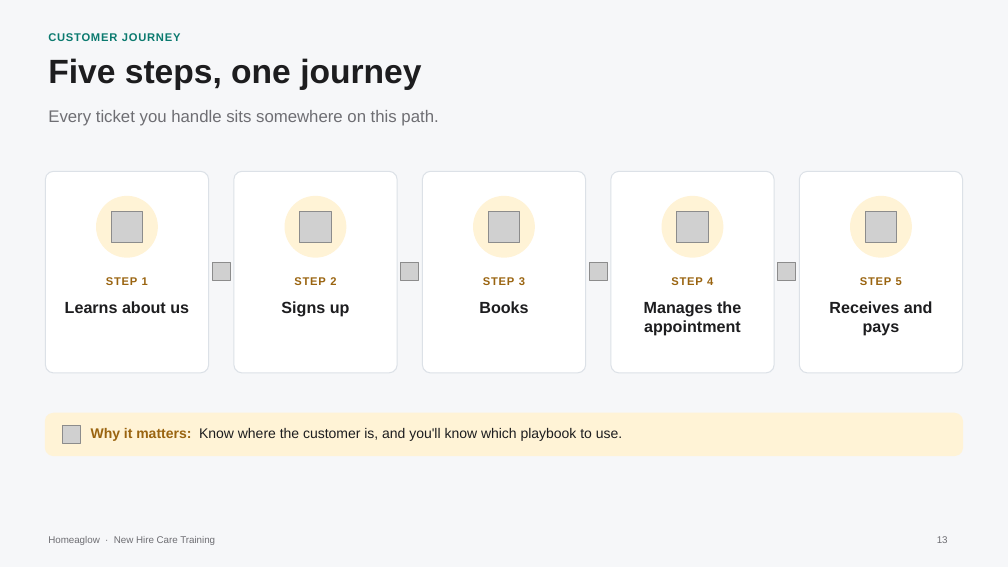
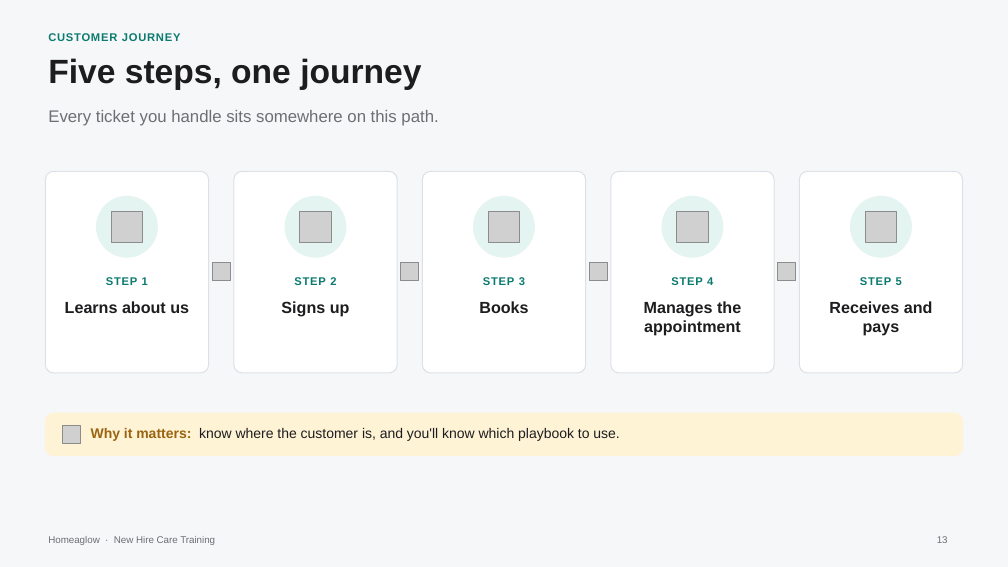
Before and after one commit to anjulimichelle/training, a slide deck: slide 13 of customer-foundations/customer-foundations-c-crm.pptx. Drawn at 1008x567 pixels with LibreOffice and Linux fonts; fonts in the diff are those of the drawing; grey boxes stand for pictures. Boxes give left, top, right and bottom in pixels: in the first picture for what was removed or moved away, otherwise in the second. Text is boxed around its words. In the diff, an @@ line names an element or a change of style, - is before the commit and + after.

```diff
--- a/customer-foundations/customer-foundations-c-crm.pptx
+++ b/customer-foundations/customer-foundations-c-crm.pptx
@@ fill #FFF3D6 to #E3F4F1; outline #FFF3D6 1 pt to #E3F4F1 1 pt in 5 elements at box(97, 197, 157, 257), box(285, 197, 346, 257), box(474, 197, 534, 257), box(662, 197, 723, 257), box(851, 197, 911, 257) @@
@@ text colour #9A6410 to #0B7A6F in 5 elements at box(106, 277, 148, 285), box(294, 277, 336, 285), box(483, 276, 525, 287), box(671, 277, 713, 285), box(860, 276, 902, 287) @@
@@ text at box(91, 428, 619, 441): text changed @@
-Why it matters: Know where the customer is, and you'll know which playbook to use.
+Why it matters: know where the customer is, and you'll know which playbook to use.
```
Also in this commit, not shown: 23 other slides changed, 3 slides added, 2 slides removed, 12 other files.
